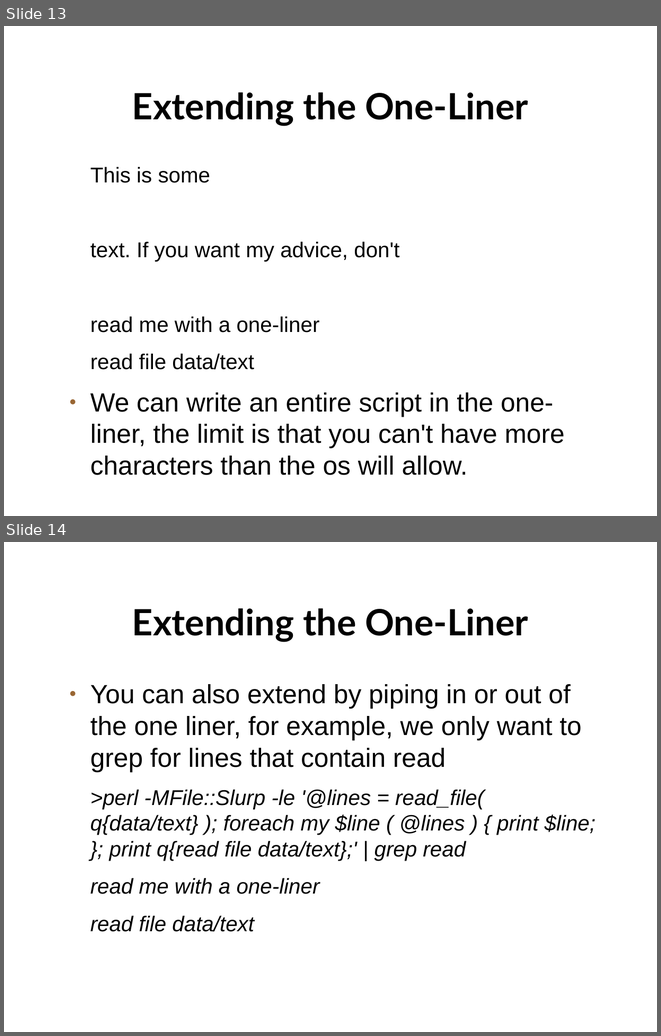
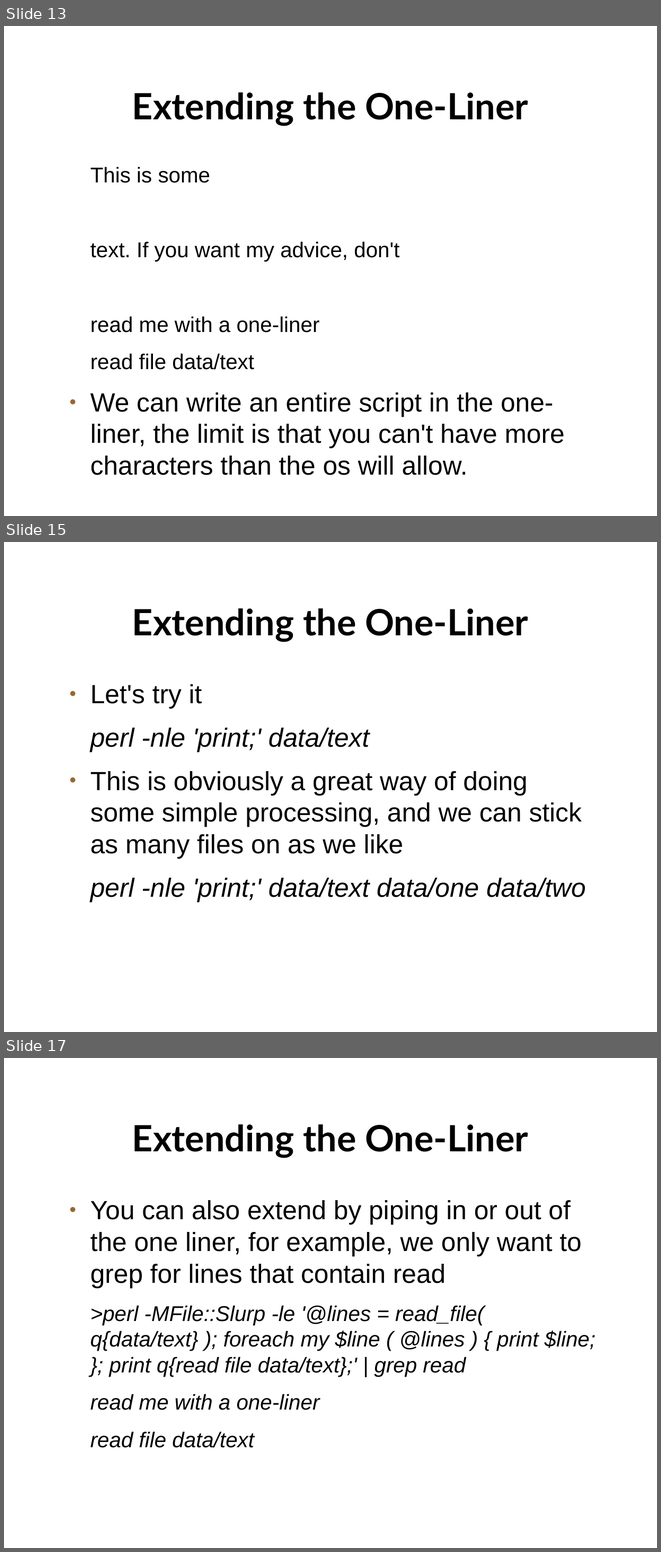
Before and after one commit to setitesuk/basic_perl_course, a slide deck: 11-one_liners/one_liners.odp. Shown one above the other, each under a label of ours: slides 13 and 14 before the commit, slides 13, 15 and 17 after it; the slides between them are not shown. The pictures are 661x1036 and 661x1552 pixels, drawn with LibreOffice and Linux fonts; fonts in the diff are those of the drawing; background and template pictures are left out. Boxes give left, top, right and bottom in pixels: in the first picture for what was removed or moved away, otherwise in the second. Text is boxed around its words. In the diff, an @@ line names an element or a change of style, - is before the commit and + after.

Commit message:
extend one-liners to include the n and i flags

```diff
--- a/11-one_liners/one_liners.odp
+++ b/11-one_liners/one_liners.odp
@@ slide 15 added at (4,542,657,1032), background picture (left out) @@
@@ title added at (132,608,528,642), 44 pt, text #000000, bold @@
+Extending the One-Liner
@@ text added at (90,684,586,901), 32 pt, text #000000 @@
+● Let's try it
+perl -nle 'print;' data/text
+● This is obviously a great way of doing some simple processing, and we can stick as many files on as we like
+perl -nle 'print;' data/text data/one data/two
@@ what was slide 14 is now slide 17 @@
```
Also in this commit, not shown: 1 slide changed, 2 other slides added, 3 other files.
